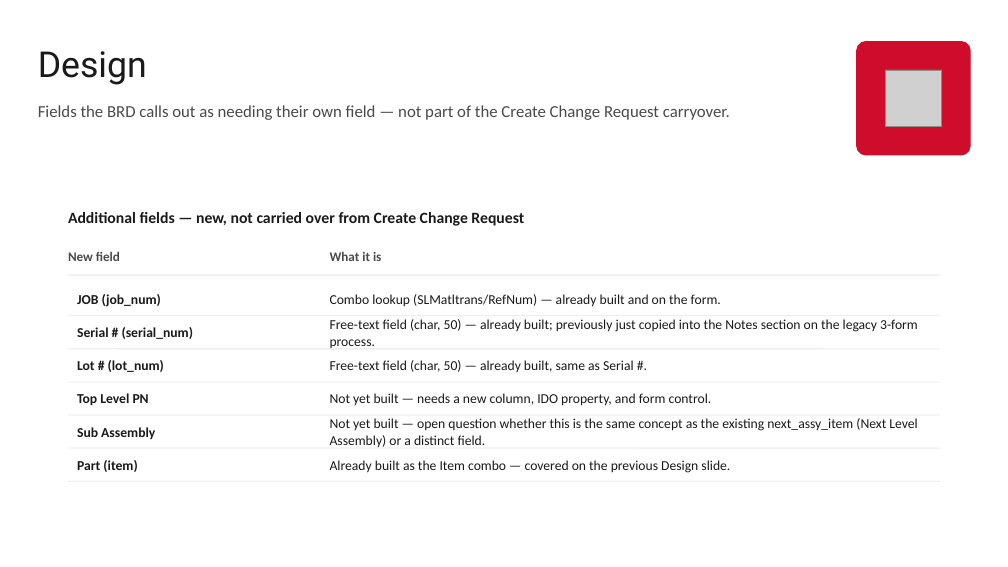
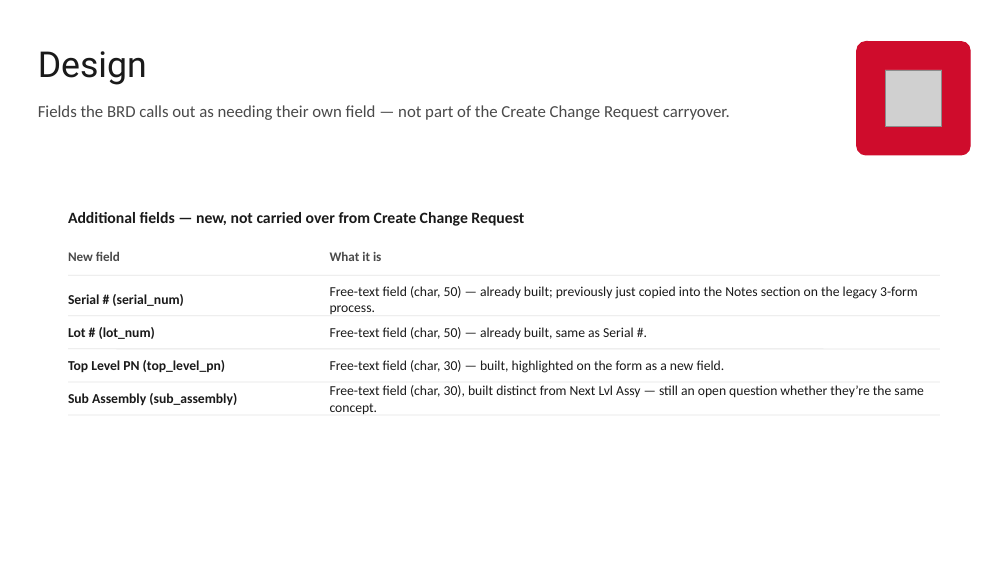
Before and after one commit to Enflite/eCMRs, a slide deck: slide 7 of docs/presentations/eCMRs_plan.pptx. Drawn at 1008x567 pixels with LibreOffice and Linux fonts; fonts in the diff are those of the drawing; grey boxes stand for pictures. Boxes give left, top, right and bottom in pixels: in the first picture for what was removed or moved away, otherwise in the second. Text is boxed around its words. In the diff, an @@ line names an element or a change of style, - is before the commit and + after.

```diff
--- a/docs/presentations/eCMRs_plan.pptx
+++ b/docs/presentations/eCMRs_plan.pptx
@@ text "Serial # (serial_num)": place and size @@
-text "Serial # (serial_num)" at [77,327,193,339]
+text "Serial # (serial_num)" at [68,294,183,306]
@@ text removed at [77,294,161,307] @@
-JOB (job_num)
@@ text "Free-text field (char, 50) — ...": place and size @@
-text "Free-text field (char, 50) — ..." at [330,319,918,348]
+text "Free-text field (char, 50) — ..." at [330,286,918,314]
@@ text removed at [330,294,721,307] @@
-Combo lookup (SLMatltrans/RefNum) — already built and on the form.
@@ text "Lot # (lot_num)": place and size @@
-text "Lot # (lot_num)" at [77,360,164,372]
+text "Lot # (lot_num)" at [68,327,155,339]
@@ text "Free-text field (char, 50) — ...": place and size @@
-text "Free-text field (char, 50) — ..." at [330,360,634,372]
+text "Free-text field (char, 50) — ..." at [330,327,634,339]
@@ text at [68,360,226,372]: text changed @@
-Top Level PN
+Top Level PN (top_level_pn)
@@ text at [330,385,924,414]: text changed @@
-Not yet built — needs a new column, IDO property, and form control.
+Free-text field (char, 30), built distinct from Next Lvl Assy — still an open question whether they’re the same concept.
@@ text added at [330,360,725,373], 13 pt, text #1A1A1A @@
+Free-text field (char, 30) — built, highlighted on the form as a new field.
@@ text at [68,393,237,405]: text changed @@
-Sub Assembly
+Sub Assembly (sub_assembly)
@@ text removed at [330,418,917,447] @@
-Not yet built — open question whether this is the same concept as the existing next_assy_item (Next Level Assembly) or a distinct field.
@@ line removed from (68, 448) to (940, 448) @@
@@ text removed at [77,460,137,472] @@
-Part (item)
@@ text removed at [330,460,730,473] @@
-Already built as the Item combo — covered on the previous Design slide.
@@ line removed from (68, 481) to (940, 481) @@
```
